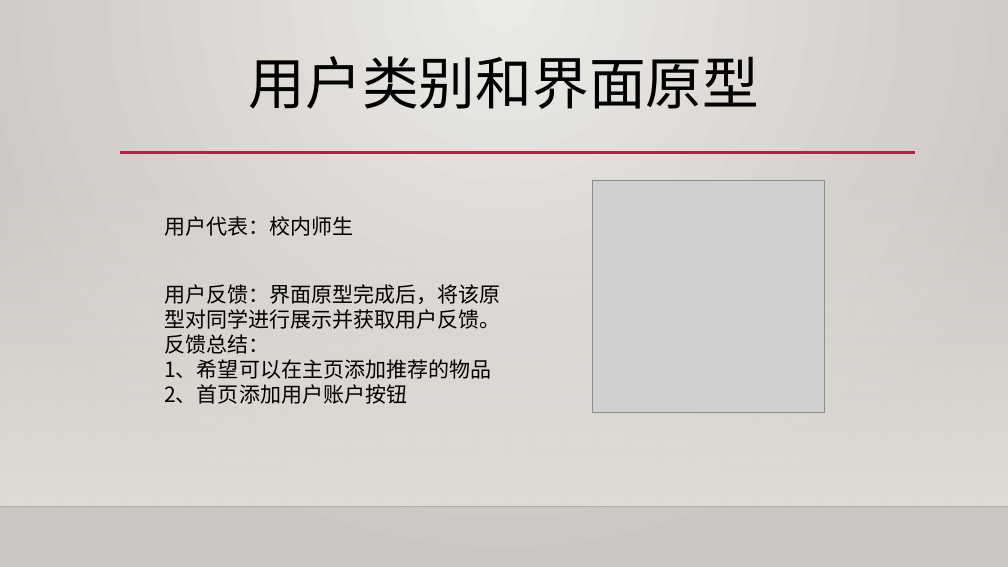
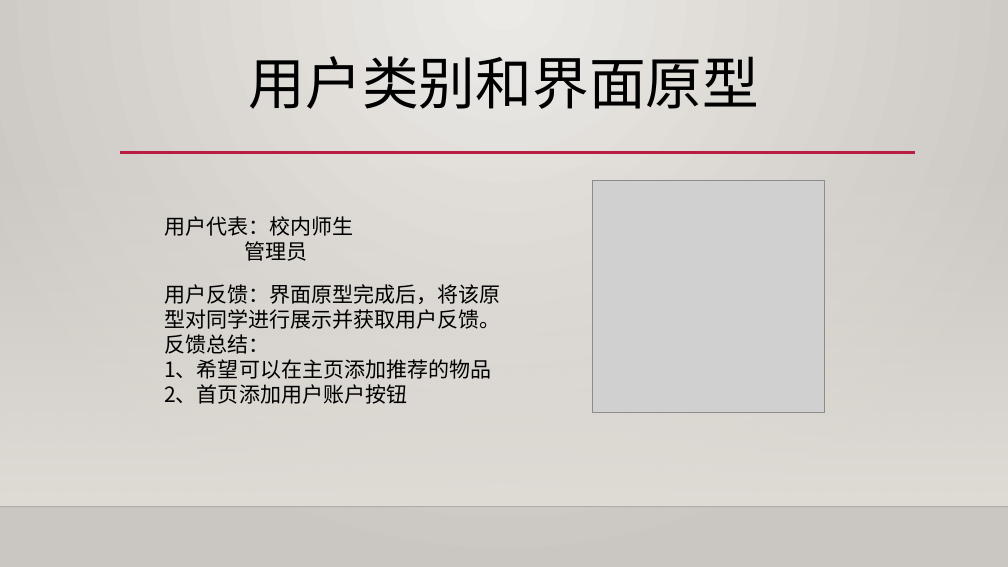
Before and after one commit to ASTK007/Dormitory-Idle-Resource-Management-System, a slide deck: slide 5 of 需求分析PPT.pptx. Drawn at 1008x567 pixels with LibreOffice and Linux fonts; fonts in the diff are those of the drawing; grey boxes stand for pictures; background and template pictures are left out. Boxes give left, top, right and bottom in pixels: in the first picture for what was removed or moved away, otherwise in the second. Text is boxed around its words. In the diff, an @@ line names an element or a change of style, - is before the commit and + after.

```diff
--- a/需求分析PPT.pptx
+++ b/需求分析PPT.pptx
@@ text at (244, 241, 307, 261): paragraph added @@
+管理员
```
Also in this commit, not shown: 1 other slide changed, 1 other file.
